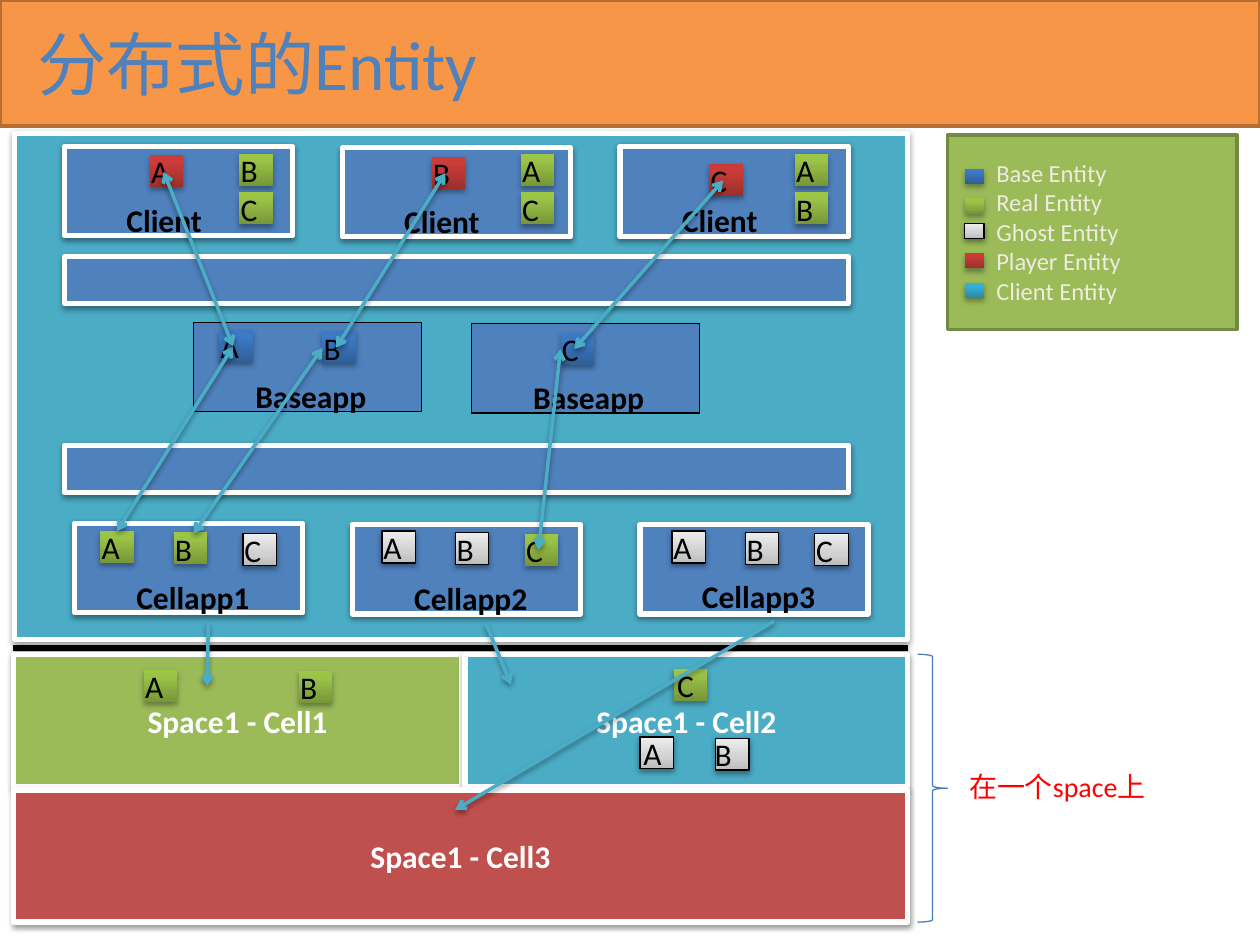
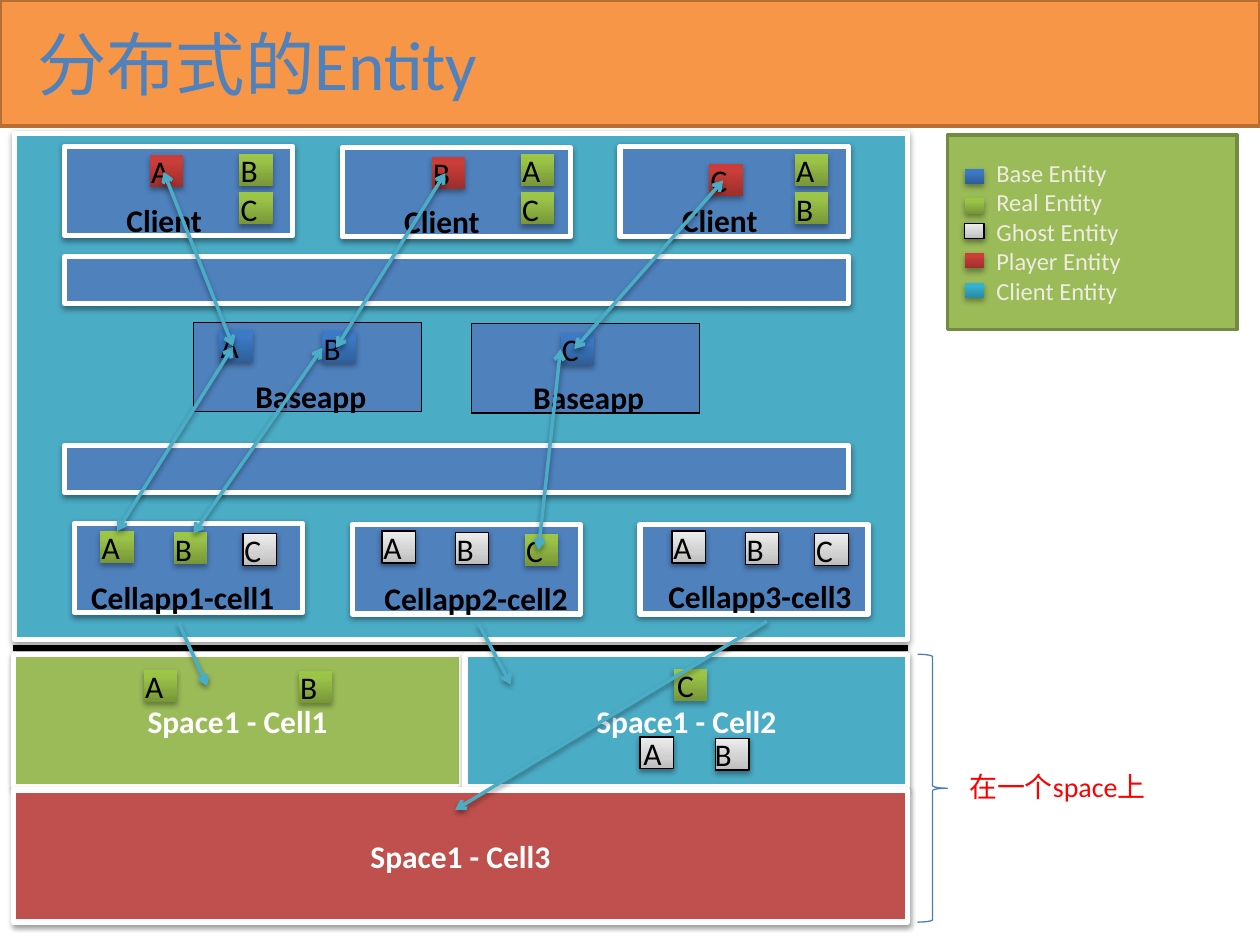
Before and after one commit to kbengine/kbengine_docs, a slide deck: slide 32 of KBEngine技术预览.pptx. Drawn at 1260x945 pixels with LibreOffice and Linux fonts; fonts in the diff are those of the drawing. Boxes give left, top, right and bottom in pixels: in the first picture for what was removed or moved away, otherwise in the second. Text is boxed around its words. In the diff, an @@ line names an element or a change of style, - is before the commit and + after.

Commit message:
up

```diff
--- a/KBEngine技术预览.pptx
+++ b/KBEngine技术预览.pptx
@@ text at bbox=[91, 587, 274, 616]: text changed @@
-Cellapp1
+Cellapp1-cell1
@@ text at bbox=[384, 588, 567, 618]: text changed @@
-Cellapp2
+Cellapp2-cell2
@@ text at bbox=[668, 586, 851, 615]: text changed @@
-Cellapp3
+Cellapp3-cell3
@@ arrow moved from (208, 622) - (207, 685) to (179, 622) - (207, 685) @@
@@ arrow moved from (774, 621) - (455, 810) to (767, 621) - (455, 810) @@
@@ arrow moved from (486, 624) - (512, 684) to (479, 624) - (512, 684) @@
```
Also in this commit, not shown: 14 slides added.
